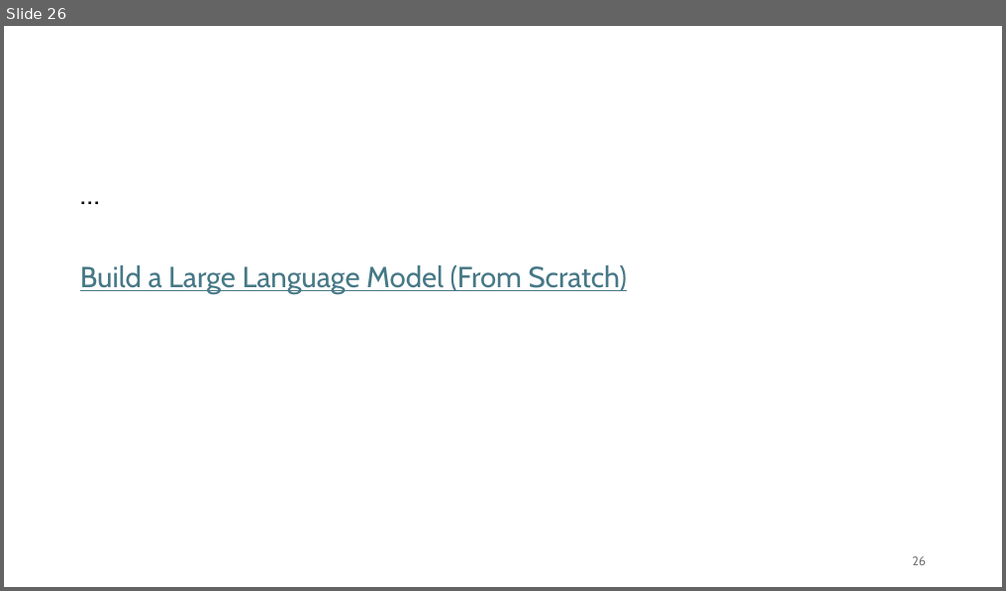
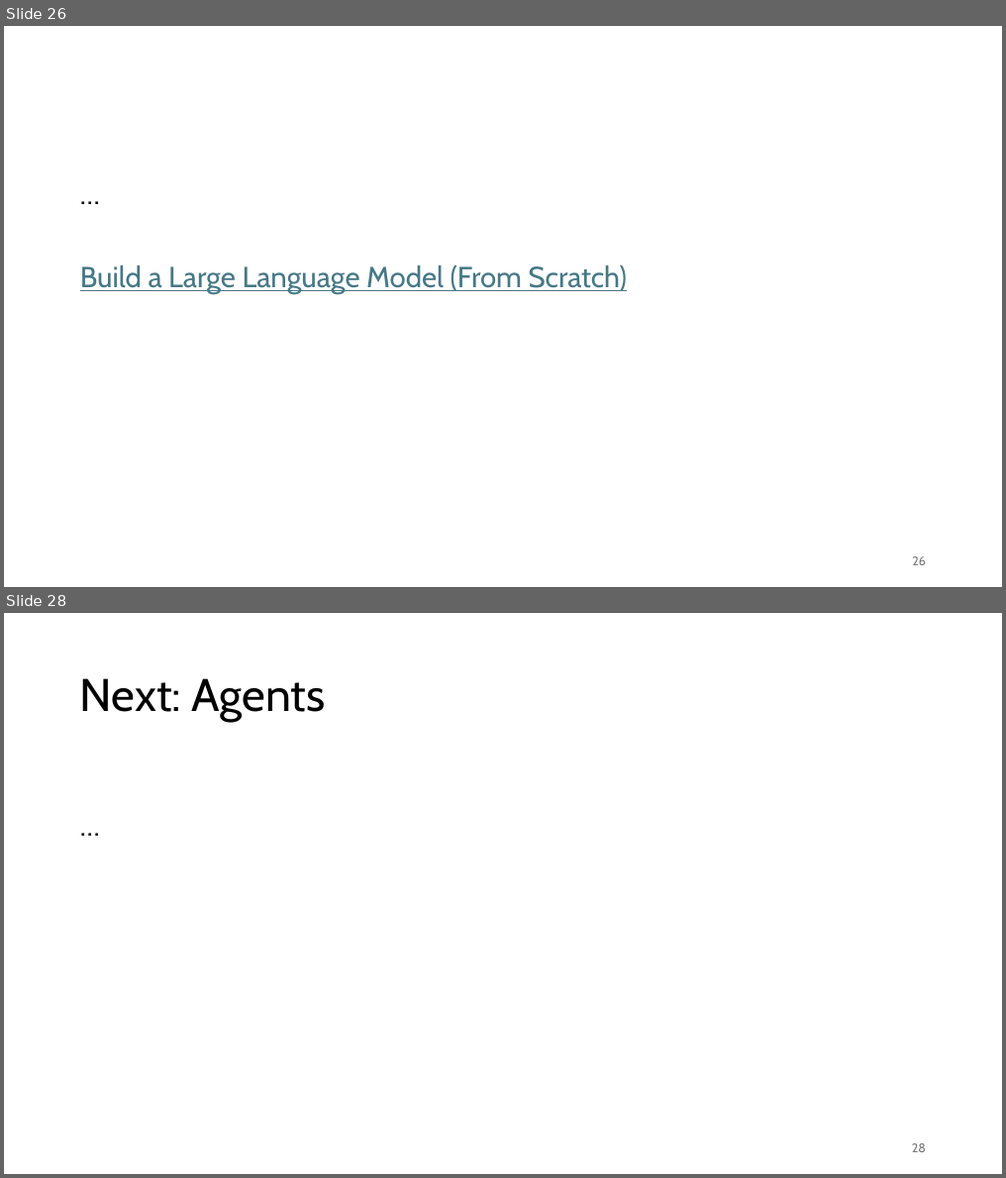
Before and after one commit to FelixWick/language_models, a slide deck: slides/5_finetuning.pptx. Shown one above the other, each under a label of ours: slide 26 before the commit, slides 26 and 28 after it; the slides between them are not shown. The pictures are 1006x591 and 1006x1178 pixels, drawn with LibreOffice and Linux fonts; fonts in the diff are those of the drawing. Boxes give left, top, right and bottom in pixels: in the first picture for what was removed or moved away, otherwise in the second. Text is boxed around its words. In the diff, an @@ line names an element or a change of style, - is before the commit and + after.

Commit message:
examples and next-lecture references

```diff
--- a/slides/5_finetuning.pptx
+++ b/slides/5_finetuning.pptx
@@ slide 28 added at [4, 613, 1002, 1174], background #FFFFFF @@
@@ title added at [80, 678, 325, 722], 44 pt, text #000000 @@
+Next: Agents
@@ text added at [73, 762, 934, 1119], 28 pt, text #000000 @@
+…
@@ page number added at [912, 1144, 926, 1153], 12 pt, text #797979 @@
+28
```
Also in this commit, not shown: 1 other slide added, 1 slide removed, 8 other files.
